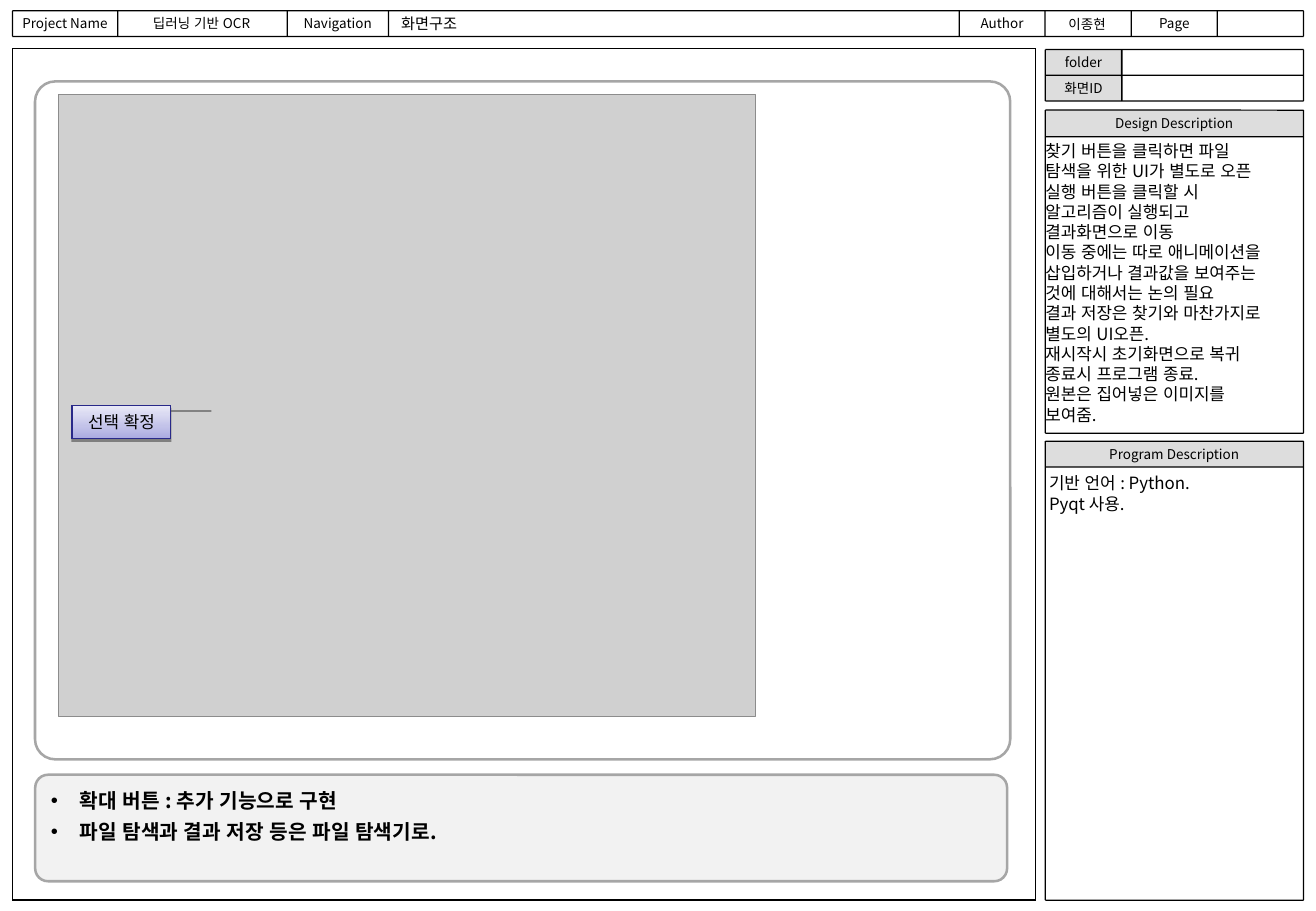
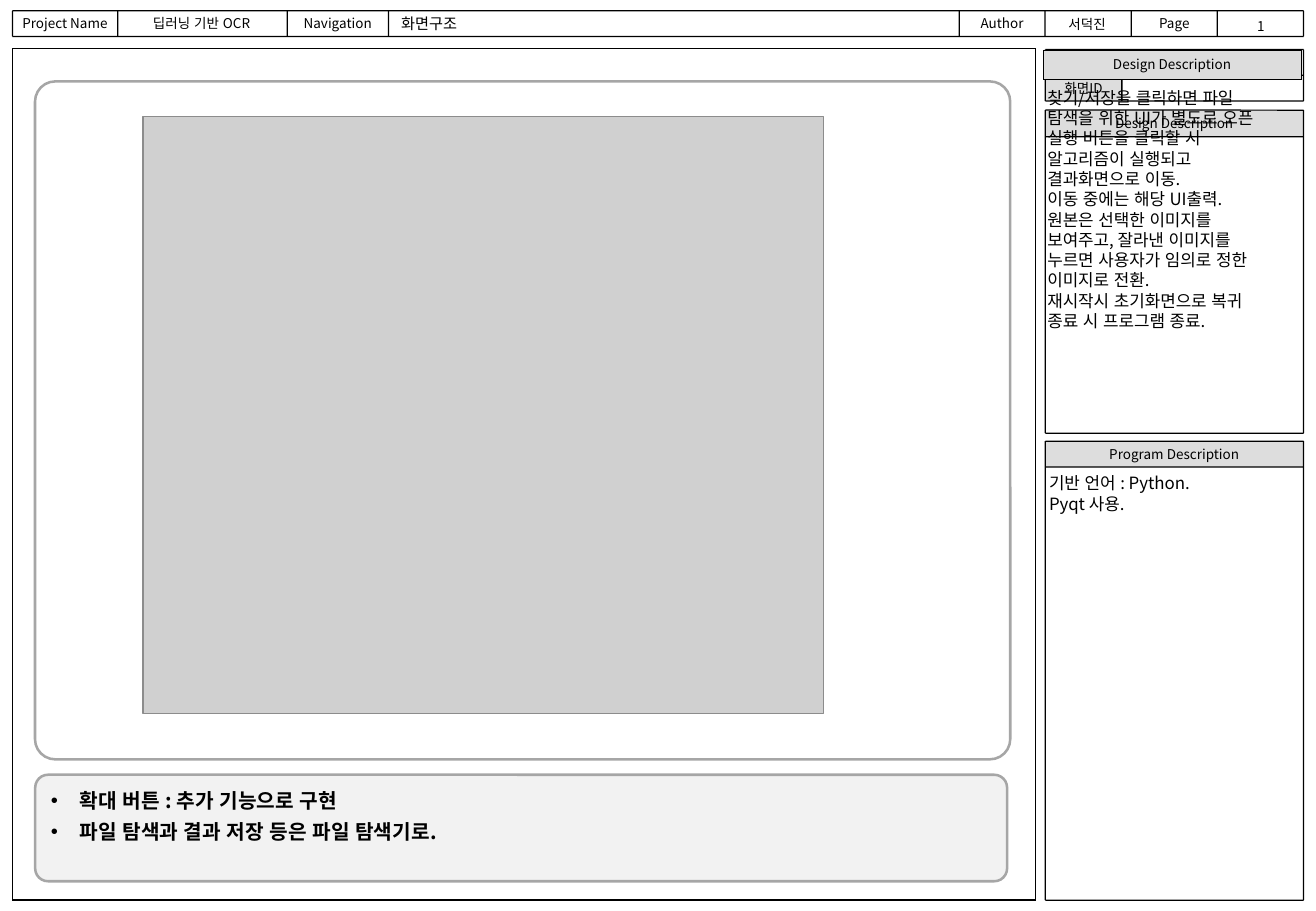
Before and after one commit to Hameling/OSSproject, a slide deck: slide 2 of 각종문서/UI초안.ppt. Drawn at 1316x911 pixels with LibreOffice and Linux fonts; fonts in the diff are those of the drawing; grey boxes stand for pictures; background and template pictures are left out. Boxes give left, top, right and bottom in pixels: in the first picture for what was removed or moved away, otherwise in the second. Text is boxed around its words. In the diff, an @@ line names an element or a change of style, - is before the commit and + after.

Commit message:
UI 변경점 수정해서 올림.

```diff
--- a/각종문서/UI초안.ppt
+++ b/각종문서/UI초안.ppt
@@ text in rectangle at <box>1068,18,1105,30</box>: text changed @@
-이종현
+서덕진
@@ text added at <box>1257,21,1264,31</box>, 8 pt, text #000000 @@
+1
@@ rectangle added at <box>1043,50,1300,79</box>, fill #DDDDDD, outline #000000 0.26 pt, 8 pt, text #000000 @@
+Design Description
@@ text "찾기/저장을 클릭하면 파일 탐색을 위한 ...": place and size @@
-text "찾기/저장을 클릭하면 파일 탐색을 위한 ..." at <box>1045,140,1261,426</box>
+text "찾기/저장을 클릭하면 파일 탐색을 위한 ..." at <box>1047,87,1253,329</box>
@@ text at <box>1047,87,1253,288</box>: text changed @@
-찾기 버튼을 클릭하면 파일 탐색을 위한 UI가 별도로 오픈
-실행 버튼을 클릭할 시 알고리즘이 실행되고 결과화면으로 이동
-이동 중에는 따로 애니메이션을 삽입하거나 결과값을 보여주는 것에 대해서는 논의 필요
-결과 저장은 찾기와 마찬가지로 별도의 UI오픈.
+찾기/저장을 클릭하면 파일 탐색을 위한 UI가 별도로 오픈
+실행 버튼을 클릭할 시 알고리즘이 실행되고 결과화면으로 이동.
+이동 중에는 해당 UI출력.
+원본은 선택한 이미지를 보여주고, 잘라낸 이미지를 누르면 사용자가 임의로 정한 이미지로 전환.
@@ picture: place and size @@
-picture at <box>58,95,755,716</box>
+picture at <box>143,117,823,713</box>
@@ text at <box>1047,313,1206,329</box>: text changed @@
-종료시 프로그램 종료.
-원본은 집어넣은 이미지를 보여줌.
+종료 시 프로그램 종료.
@@ rectangle removed at <box>72,405,170,438</box> @@
-선택 확정
@@ line removed from (171, 410) to (211, 410) @@
```
Also in this commit, not shown: 6 slides added, 4 slides removed.
